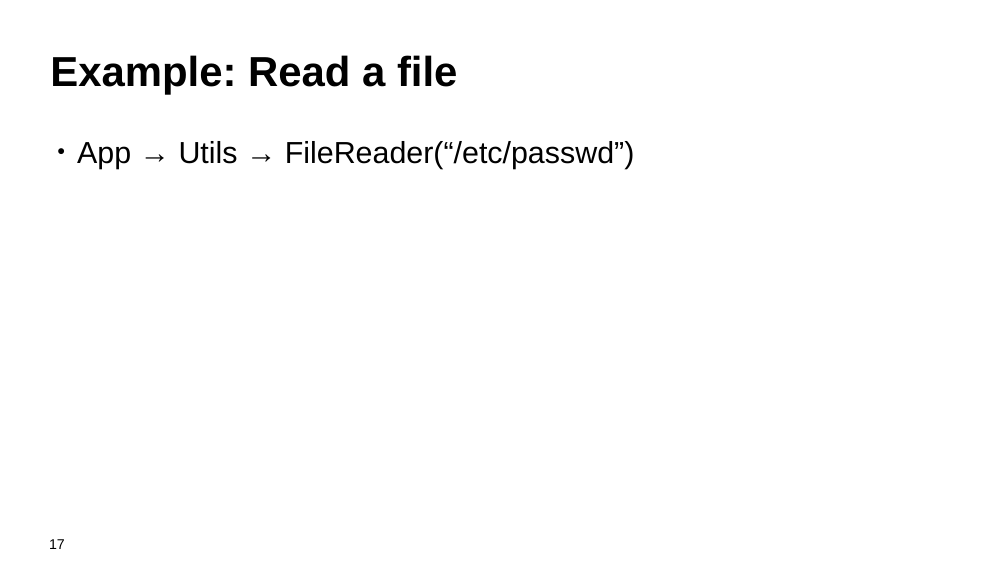
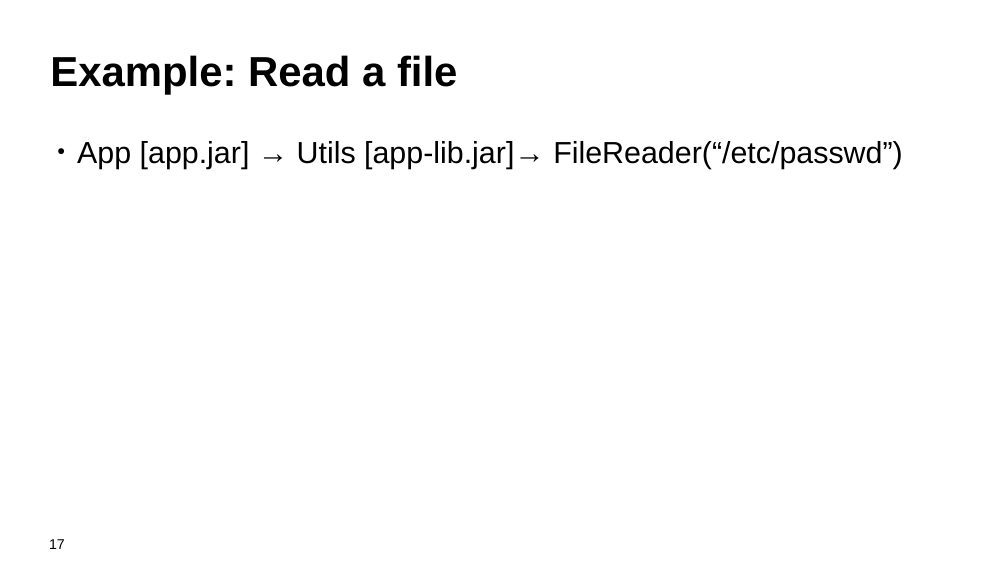
Before and after one commit to kwart/presentations, a slide deck: slide 17 of sec-man-reloaded.odp. Drawn at 1008x567 pixels with LibreOffice and Linux fonts; fonts in the diff are those of the drawing; background and template pictures are left out. Boxes give left, top, right and bottom in pixels: in the first picture for what was removed or moved away, otherwise in the second. Text is boxed around its words. In the diff, an @@ line names an element or a change of style, - is before the commit and + after.

```diff
--- a/sec-man-reloaded.odp
+++ b/sec-man-reloaded.odp
@@ text at (x1=77, y1=141, x2=903, y2=169): text changed @@
-● App → Utils → FileReader(“/etc/passwd”)
+● App [app.jar] → Utils [app-lib.jar]→ FileReader(“/etc/passwd”)
```
Also in this commit, not shown: 2 other slides changed, 1 other file.
